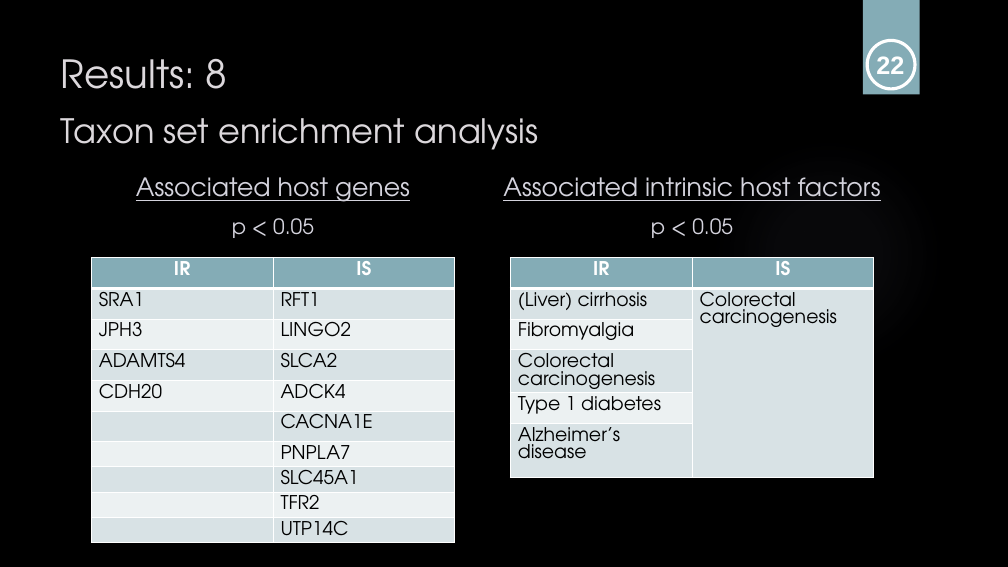
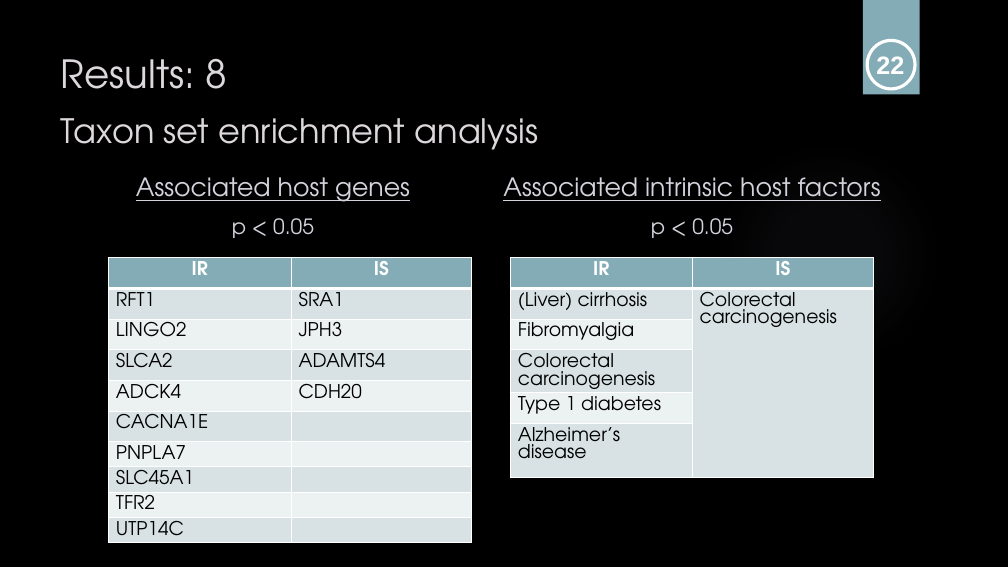
Before and after one commit to sabdeolive/Sabrina_BMS_Bachelor-Internship, a slide deck: slide 23 of Intermediate Presentation.pptx. Drawn at 1008x567 pixels with LibreOffice and Linux fonts; fonts in the diff are those of the drawing; background and template pictures are left out. Boxes give left, top, right and bottom in pixels: in the first picture for what was removed or moved away, otherwise in the second. Text is boxed around its words. In the diff, an @@ line names an element or a change of style, - is before the commit and + after.

```diff
--- a/Intermediate Presentation.pptx
+++ b/Intermediate Presentation.pptx
@@ table at box(108, 258, 472, 563) @@
-row 2, column 1: SRA1
+row 2, column 1: RFT1
-row 2, column 2: RFT1
+row 2, column 2: SRA1
-row 3, column 1: JPH3
+row 3, column 1: LINGO2
-row 3, column 2: LINGO2
+row 3, column 2: JPH3
-row 4, column 1: ADAMTS4
+row 4, column 1: SLCA2
-row 4, column 2: SLCA2
+row 4, column 2: ADAMTS4
-row 5, column 1: CDH20
+row 5, column 1: ADCK4
-row 5, column 2: ADCK4
+row 5, column 2: CDH20
-row 6, column 1: 
+row 6, column 1: CACNA1E
-row 6, column 2: CACNA1E
+row 6, column 2: 
-row 7, column 1: 
+row 7, column 1: PNPLA7
-row 7, column 2: PNPLA7
+row 7, column 2: 
-row 8, column 1: 
+row 8, column 1: SLC45A1
-row 8, column 2: SLC45A1
+row 8, column 2: 
-row 9, column 1: 
+row 9, column 1: TFR2
-row 9, column 2: TFR2
+row 9, column 2: 
-row 10, column 1: 
+row 10, column 1: UTP14C
-row 10, column 2: UTP14C
+row 10, column 2: 
@@ table: place and size @@
-table at box(91, 258, 454, 563)
+table at box(108, 258, 472, 563)
```
Also in this commit, not shown: 4 other slides changed.
